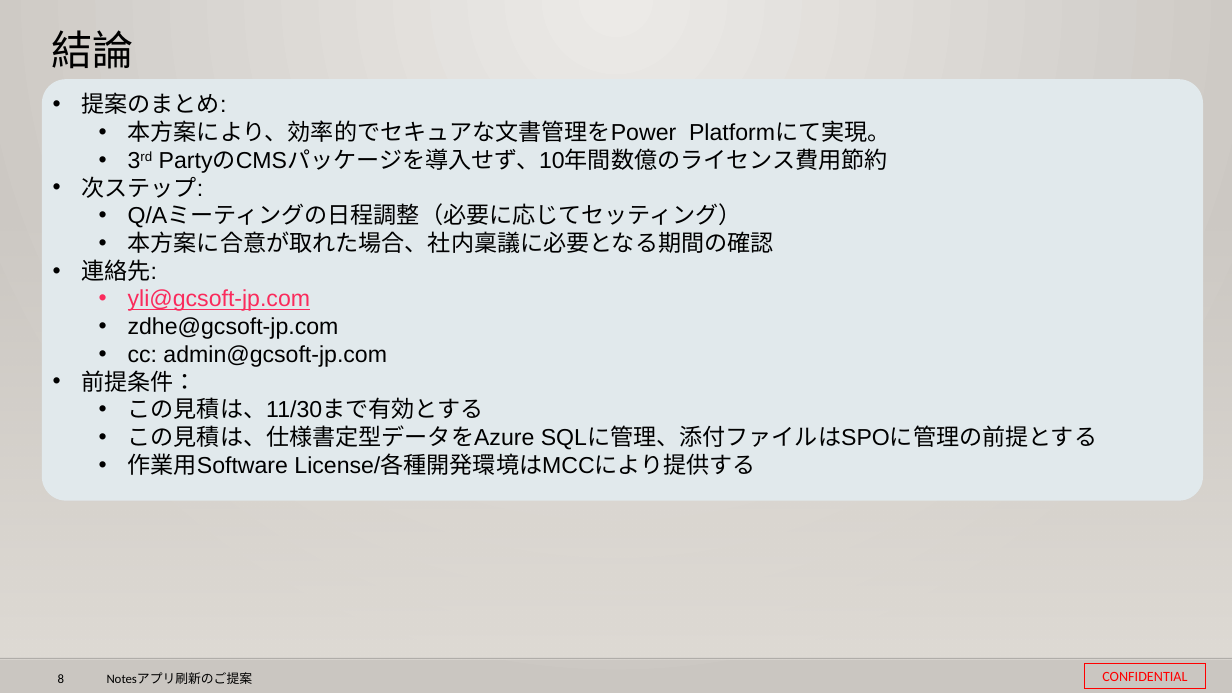
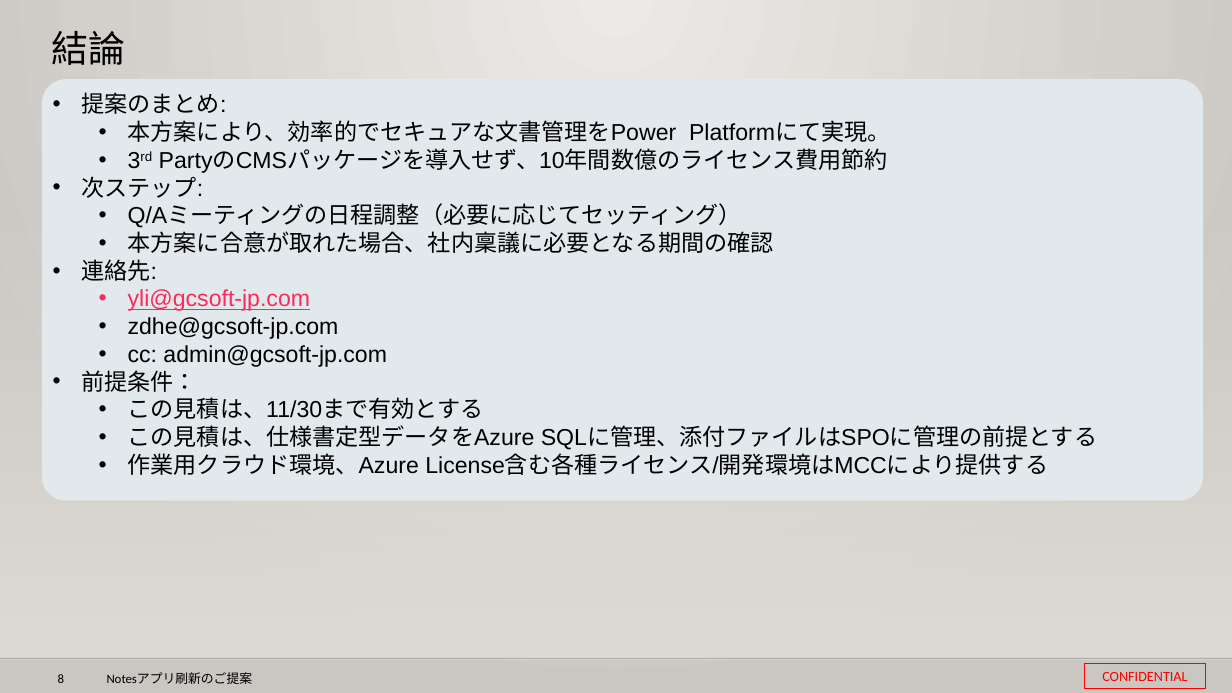
Before and after one commit to 0494938/Notes--CMS-Online, a slide deck: slide 8 of Notesアプリ刷新プロジェクト提案見積もり.v3 (要約付き).pptx. Drawn at 1232x693 pixels with LibreOffice and Linux fonts; fonts in the diff are those of the drawing; background and template pictures are left out. Boxes give left, top, right and bottom in pixels: in the first picture for what was removed or moved away, otherwise in the second. Text is boxed around its words. In the diff, an @@ line names an element or a change of style, - is before the commit and + after.

```diff
--- a/Notesアプリ刷新プロジェクト提案見積もり.v3 (要約付き).pptx
+++ b/Notesアプリ刷新プロジェクト提案見積もり.v3 (要約付き).pptx
@@ title "結論" at bbox=[51, 31, 125, 65]: size 32 to 28.8 pt, font Calibri to Noto Sans CJK JP @@
@@ text in rounded rectangle at bbox=[128, 453, 1048, 475]: text changed @@
-  • 作業用Software License/各種開発環境はMCCにより提供する
+  • 作業用クラウド環境、Azure License含む各種ライセンス/開発環境はMCCにより提供する
```
Also in this commit, not shown: 12 other slides changed, 1 other file.
